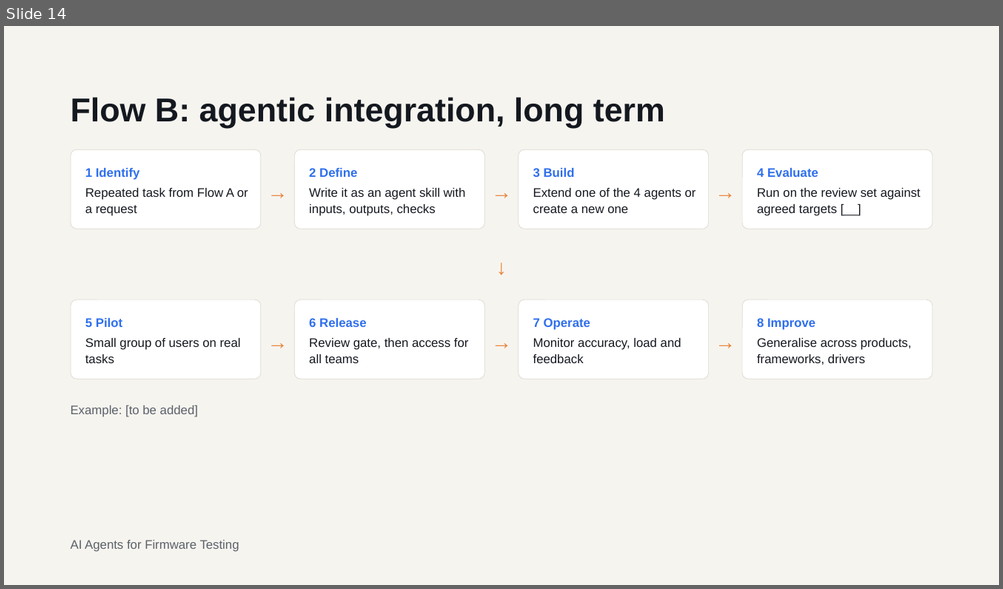
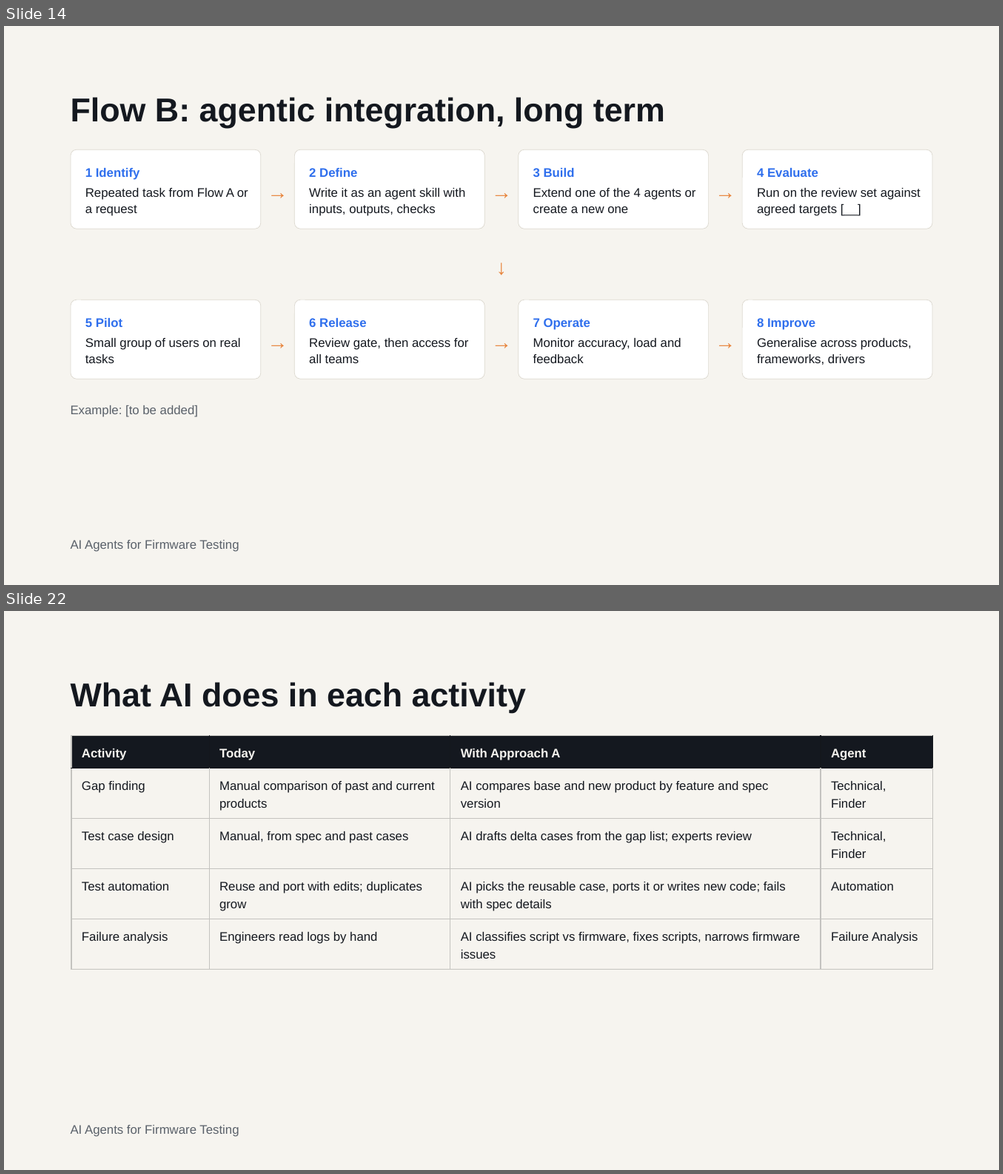
Before and after one commit to darkknight2301/AI-Platform, a slide deck: temp/AI Agents for Firmware Testing POC to Project Approval.pptx. Shown one above the other, each under a label of ours: slide 14 before the commit, slides 14 and 22 after it; the slides between them are not shown. The pictures are 1003x589 and 1003x1174 pixels, drawn with LibreOffice and Linux fonts; fonts in the diff are those of the drawing. Boxes give left, top, right and bottom in pixels: in the first picture for what was removed or moved away, otherwise in the second. Text is boxed around its words. In the diff, an @@ line names an element or a change of style, - is before the commit and + after.

```diff
--- a/temp/AI Agents for Firmware Testing POC to Project Approval.pptx
+++ b/temp/AI Agents for Firmware Testing POC to Project Approval.pptx
@@ slide 22 added at (4,611,999,1170), background #F6F4EF @@
@@ title added at (71,682,526,713), 32 pt, text #14181F, bold @@
+What AI does in each activity
@@ table added at (71,735,932,970), 5 rows, 4 columns @@
+Activity | Today | With Approach A | Agent
+Gap finding | Manual comparison of past and current products | AI compares base and new product by feature and spec version | Technical, Finder
+Test case design | Manual, from spec and past cases | AI drafts delta cases from the gap list; experts review | Technical, Finder
+Test automation | Reuse and port with edits; duplicates grow | AI picks the reusable case, ports it or writes new code; fails with spec details | Automation
+Failure analysis | Engineers read logs by hand | AI classifies script vs firmware, fixes scripts, narrows firmware issues | Failure Analysis
@@ text added at (71,1125,239,1137), 12 pt, text #5A616A @@
+AI Agents for Firmware Testing
```
Also in this commit, not shown: 13 slides changed, 9 other slides added.
